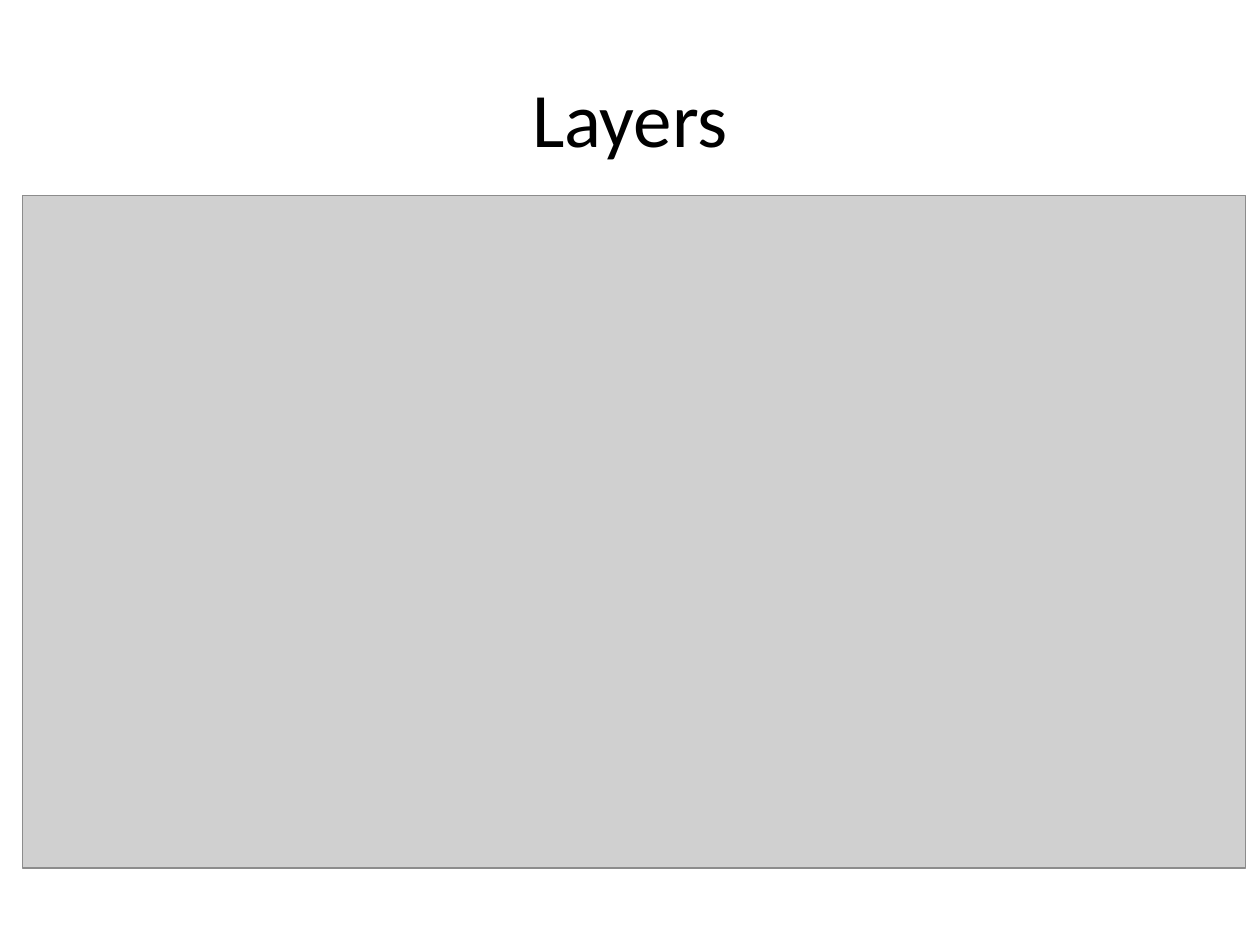
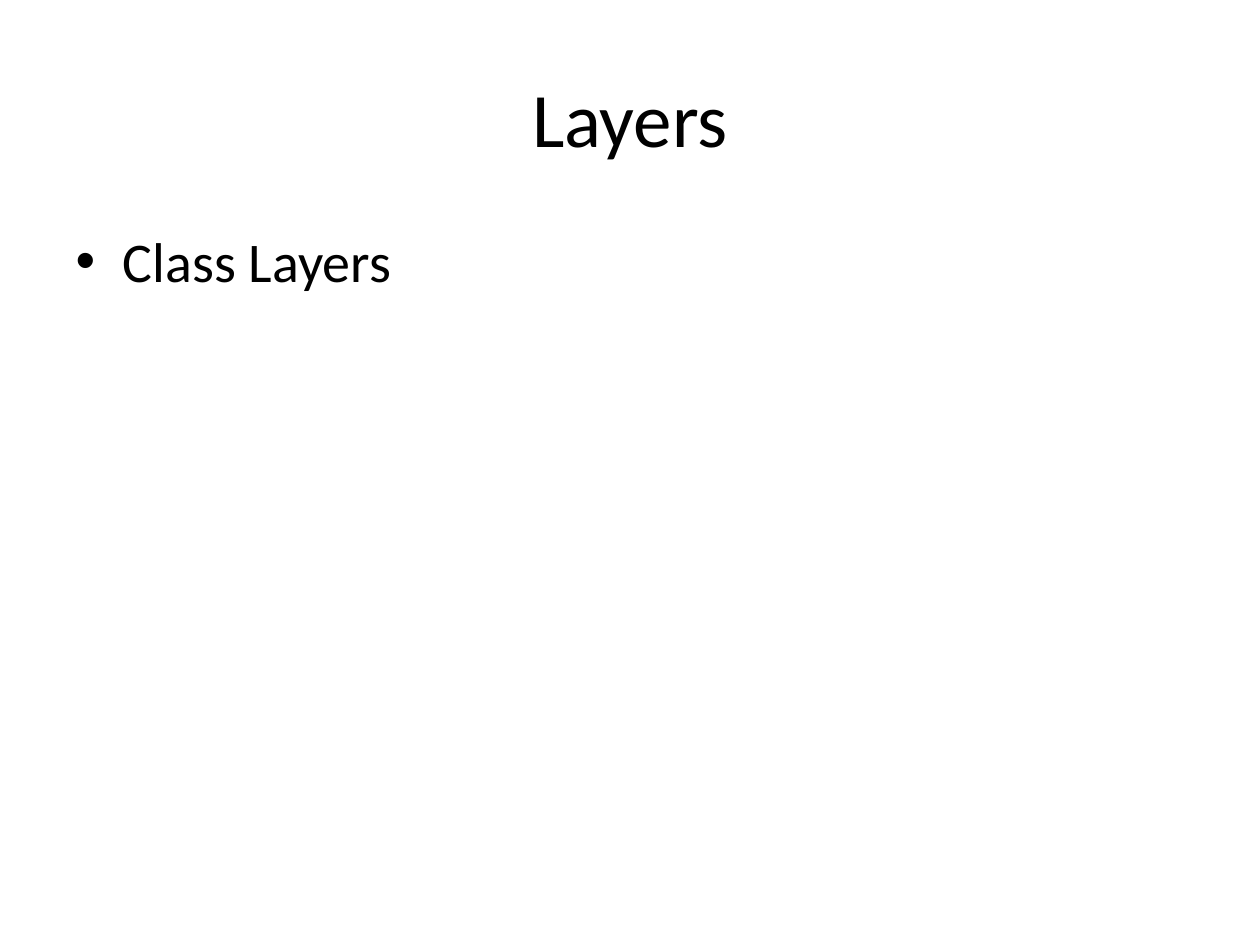
Before and after one commit to michielpauw/Heuristics, a slide deck: slide 5 of Presentatie chips and circuits.pptx (slide 6 before the commit). Drawn at 1260x945 pixels with LibreOffice and Linux fonts; fonts in the diff are those of the drawing; grey boxes stand for pictures. Boxes give left, top, right and bottom in pixels: in the first picture for what was removed or moved away, otherwise in the second. Text is boxed around its words. In the diff, an @@ line names an element or a change of style, - is before the commit and + after.

```diff
--- a/Presentatie chips and circuits.pptx
+++ b/Presentatie chips and circuits.pptx
@@ picture removed at (23,195,1246,868) @@
@@ text added at (123,243,391,291), 32 pt, text #000000 @@
+• Class Layers
```
Also in this commit, not shown: 3 slides added, 4 slides removed, 3 other files.
